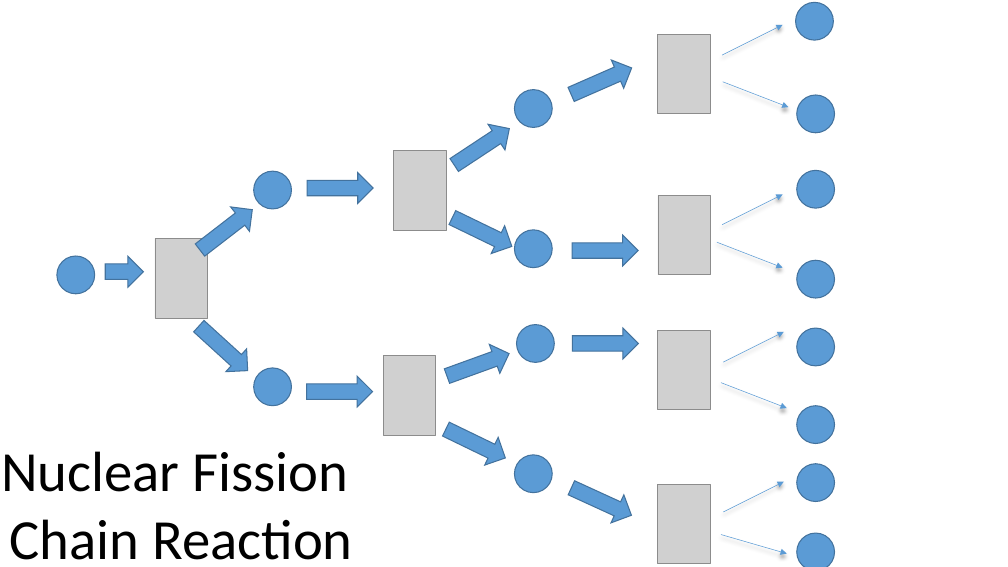
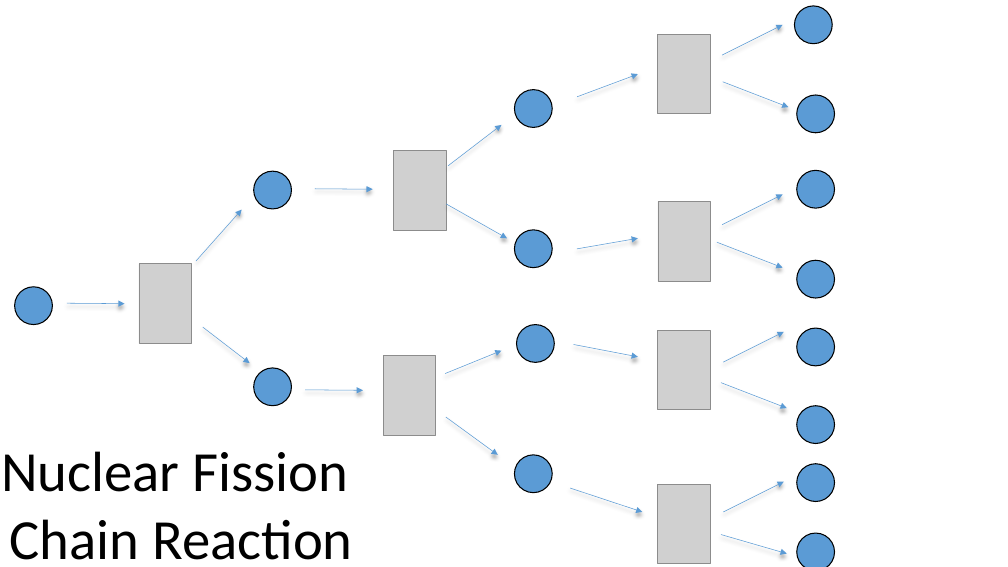
Before and after one commit to infocelab/embedded-projects, a slide deck: slide 3 of Documents/projects for schools.pptx. Drawn at 1008x567 pixels with LibreOffice and Linux fonts; fonts in the diff are those of the drawing; grey boxes stand for pictures. Boxes give left, top, right and bottom in pixels: in the first picture for what was removed or moved away, otherwise in the second. Text is boxed around its words. In the diff, an @@ line names an element or a change of style, - is before the commit and + after.

```diff
--- a/Documents/projects for schools.pptx
+++ b/Documents/projects for schools.pptx
@@ ellipse: place and size @@
-ellipse at <box>796,2,833,40</box>
+ellipse at <box>795,6,833,44</box>
@@ right arrow removed at <box>565,54,638,109</box> @@
@@ arrow added from (577, 97) to (638, 74), #5B9BD5 0.5 pt @@
@@ right arrow removed at <box>446,116,518,178</box> @@
@@ arrow added from (448, 166) to (501, 125), #5B9BD5 0.5 pt @@
@@ right arrow removed at <box>307,172,373,203</box> @@
@@ right arrow removed at <box>190,198,261,263</box> @@
@@ arrow added from (196, 261) to (242, 209), #5B9BD5 0.5 pt @@
@@ arrow added from (315, 189) to (373, 189), #5B9BD5 0.5 pt @@
@@ right arrow removed at <box>446,204,518,261</box> @@
@@ arrow added from (446, 204) to (507, 238), #5B9BD5 0.5 pt @@
@@ picture: place and size @@
-picture at <box>658,195,711,274</box>
+picture at <box>658,202,711,281</box>
@@ right arrow removed at <box>572,235,638,266</box> @@
@@ arrow added from (577, 249) to (638, 238), #5B9BD5 0.5 pt @@
@@ right arrow removed at <box>105,256,143,287</box> @@
@@ picture: place and size @@
-picture at <box>155,239,208,318</box>
+picture at <box>139,264,192,343</box>
@@ outline #43739E 1 pt to #000000 1 pt in 15 elements at <box>254,368,292,406</box>, <box>254,171,292,209</box>, <box>515,230,553,268</box>, <box>515,90,553,128</box>, <box>515,455,553,493</box>, <box>516,324,554,362</box>, <box>797,406,835,444</box>, <box>797,260,835,298</box>, <box>797,328,835,366</box>, <box>797,170,835,208</box>, <box>797,95,835,133</box>, <box>797,533,835,567</box>, <box>797,464,835,501</box>, <box>795,6,833,44</box>, <box>14,287,52,324</box> @@
@@ ellipse: place and size @@
-ellipse at <box>57,256,95,294</box>
+ellipse at <box>14,287,52,324</box>
@@ arrow added from (67, 303) to (125, 304), #5B9BD5 0.5 pt @@
@@ right arrow removed at <box>189,315,258,382</box> @@
@@ arrow added from (203, 327) to (250, 363), #5B9BD5 0.5 pt @@
@@ right arrow removed at <box>572,328,638,359</box> @@
@@ right arrow removed at <box>442,339,514,391</box> @@
@@ arrow added from (445, 374) to (501, 351), #5B9BD5 0.5 pt @@
@@ arrow added from (574, 345) to (638, 357), #5B9BD5 0.5 pt @@
@@ right arrow removed at <box>306,377,372,408</box> @@
@@ arrow added from (306, 390) to (363, 390), #5B9BD5 0.5 pt @@
@@ right arrow removed at <box>439,415,512,472</box> @@
@@ arrow added from (446, 417) to (498, 455), #5B9BD5 0.5 pt @@
@@ right arrow removed at <box>565,474,638,530</box> @@
@@ arrow added from (570, 488) to (643, 512), #5B9BD5 0.5 pt @@
```
Also in this commit, not shown: 7 other slides changed, 5 slides added, 1 slide removed.
